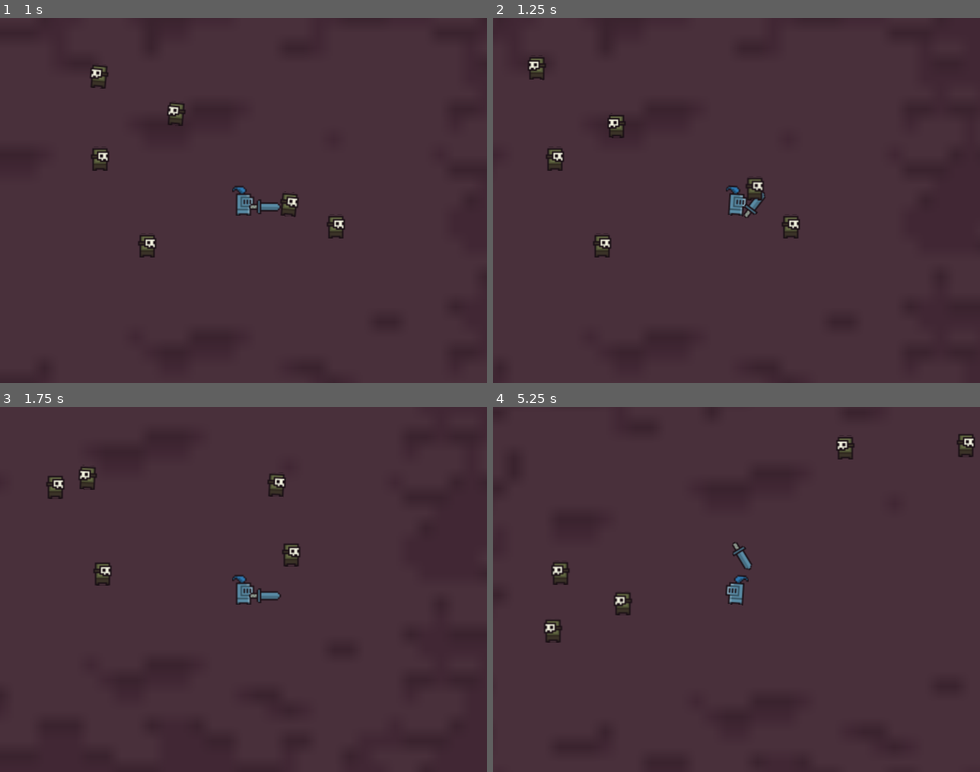
Above: before the commit, frames 1-4 (two rows, left to right).
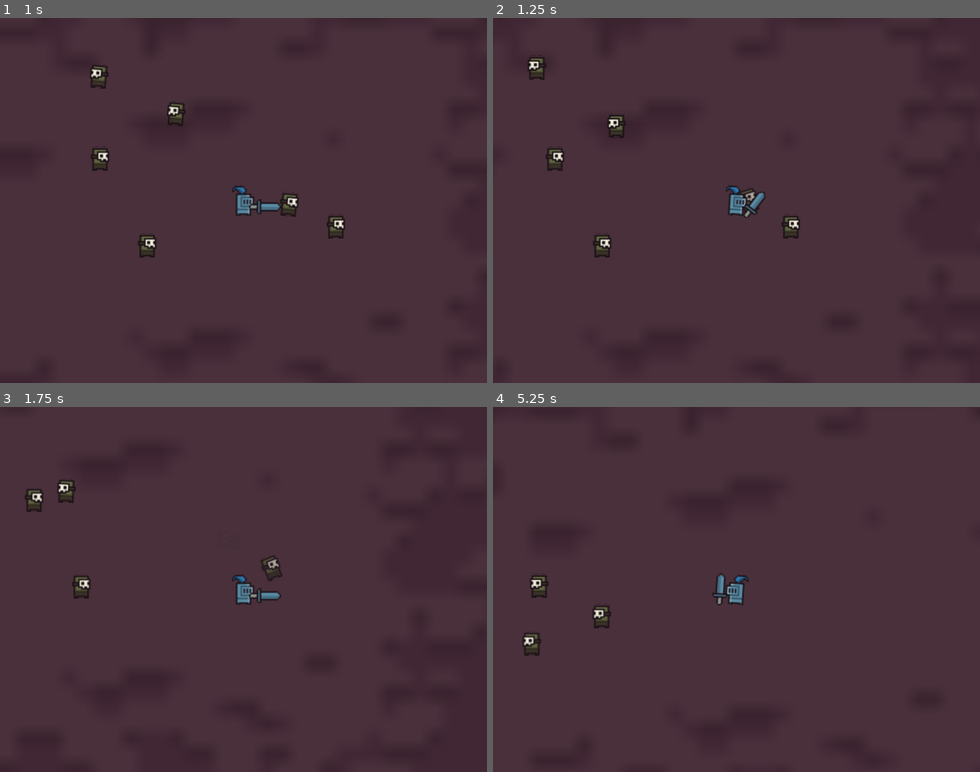
Above: after the commit, the same moments.

Repository: Falskim/godot-praktikum-multimedia
Game: Godot game, scene res://scene/game.tscn
Same seed, same stepped clock (60 frames per second), same inputs: the game is played once before the commit and once after it.
Inputs:
- Up to frame 1 (1 s): hold Right (ui_right) from 0.53 s (still down); tap Space (ui_select) at 0.77 s
- Up to frame 2 (1.25 s): keep holding Right (ui_right)
- Up to frame 3 (1.75 s): release Right (ui_right) at 1.28 s; hold Down (ui_down) from 1.28 s (still down); tap Space (ui_select) at 1.52 s
- Up to frame 4 (5.25 s): release Down (ui_down) at 2.03 s; hold Right (ui_right) 2.03-2.78 s; hold Up (ui_up) 2.78-3.53 s; tap Space (ui_select) at 3.02, 3.77, 4.52 s; hold Left (ui_left) 3.53-5.03 s; hold Down (ui_down) from 5.03 s (still down)

Frame 1 is identical in both runs. In frame 2, 0.2% of the frame differs, in the area x 50-56%, y 43-53%; in frame 3, 1.3%; in frame 4, 1.5%, in the area x 6-99%, y 7-69%.

Commit message:
Add collision and enemy dead state

Diff:
--- a/Steps.gd
+++ b/Steps.gd
@@ -14,3 +14,8 @@
 #	- Behaviour
 #	- Collision
 #4. GUI
+
+
+#Asset
+#Hit : http://soundbible.com/1952-Punch-Or-Whack.html
+#Swosh : http://soundbible.com/706-Swoosh-3.html
--- a/project.godot
+++ b/project.godot
@@ -14,7 +14,7 @@
 "language": "GDScript",
 "path": "res://scene/player.gd"
 }, {
-"base": "RigidBody2D",
+"base": "StaticBody2D",
 "class": "Weapon",
 "language": "GDScript",
 "path": "res://scene/sword.gd"
--- a/scene/enemy.gd
+++ b/scene/enemy.gd
@@ -2,7 +2,7 @@
 
 onready var sprite = $Sprite
 
-enum State {MOVE, IDLE}
+enum State {MOVE, IDLE, DEAD}
 
 const MOVE_SPEED = 1.5
 
@@ -45,6 +45,10 @@
 	input_vector = Vector2.ZERO
 
 
+func take_damage():
+	queue_free()
+
+
 func _ready():
 	randomize()
 	start_state_timer()
@@ -55,18 +59,29 @@
 
 
 func _physics_process(delta):
-	if current_state == State.IDLE:
+	if current_state == State.DEAD:
+		set_physics_process(false)
+		$AudioDamaged.play()
+		$AnimationPlayer.play("dead")
+		return
+	elif current_state == State.IDLE:
 		velocity = velocity.move_toward(Vector2.ZERO, FRICTION * delta)
 	else:
 		velocity = velocity.move_toward(input_vector * MAX_SPEED, ACCELERATION * delta)
-	velocity = move_and_slide(velocity)
+
+	var collision = move_and_collide(velocity * delta)
+	if collision and collision.collider.is_in_group("Weapon"):
+		current_state = State.DEAD
 
 
 func _on_Timer_timeout():
 	if current_state == State.MOVE:
 		state_to_idle()
-		print("Idling")
 	elif current_state == State.IDLE:
 		state_to_move()
-		print("Move")
 	start_state_timer()
+
+
+func _on_AnimationPlayer_animation_finished(anim_name):
+	if anim_name == "dead":
+		queue_free()
--- a/scene/enemy.tscn
+++ b/scene/enemy.tscn
@@ -1,12 +1,53 @@
-[gd_scene load_steps=6 format=2]
+[gd_scene load_steps=8 format=2]
 
 [ext_resource path="res://assets/0x72_16x16DungeonTileset.v4.png" type="Texture" id=1]
 [ext_resource path="res://scene/enemy.gd" type="Script" id=2]
+[ext_resource path="res://assets/punch_or_whack_-Vladimir-403040765.wav" type="AudioStream" id=3]
 
 [sub_resource type="AtlasTexture" id=1]
 flags = 4
 atlas = ExtResource( 1 )
 region = Rect2( 16, 160, 16, 16 )
+
+[sub_resource type="Animation" id=4]
+resource_name = "dead"
+length = 0.7
+tracks/0/type = "value"
+tracks/0/path = NodePath(".:rotation_degrees")
+tracks/0/interp = 1
+tracks/0/loop_wrap = true
+tracks/0/imported = false
+tracks/0/enabled = true
+tracks/0/keys = {
+"times": PoolRealArray( 0, 0.7 ),
+"transitions": PoolRealArray( 1, 1 ),
+"update": 0,
+"values": [ 0.0, -90.0 ]
+}
+tracks/1/type = "value"
+tracks/1/path = NodePath("CollisionShape2D:disabled")
+tracks/1/interp = 1
+tracks/1/loop_wrap = true
+tracks/1/imported = false
+tracks/1/enabled = true
+tracks/1/keys = {
+"times": PoolRealArray( 0 ),
+"transitions": PoolRealArray( 1 ),
+"update": 1,
+"values": [ true ]
+}
+tracks/2/type = "value"
+tracks/2/path = NodePath(".:modulate")
+tracks/2/interp = 1
+tracks/2/loop_wrap = true
+tracks/2/imported = false
+tracks/2/enabled = true
+tracks/2/keys = {
+"times": PoolRealArray( 0, 0.7 ),
+"transitions": PoolRealArray( 1, 1 ),
+"update": 0,
+"values": [ Color( 1, 1, 1, 1 ), Color( 0.372549, 0.372549, 0.372549, 0 ) ]
+}
 
 [sub_resource type="Animation" id=2]
 resource_name = "idle"
@@ -29,7 +70,9 @@
 radius = 4.7436
 height = 6.28353
 
-[node name="Enemy" type="KinematicBody2D"]
+[node name="Enemy" type="KinematicBody2D" groups=[
+"Enemies",
+]]
 collision_layer = 2
 collision_mask = 5
 script = ExtResource( 2 )
@@ -39,6 +82,7 @@
 flip_h = true
 
 [node name="AnimationPlayer" type="AnimationPlayer" parent="."]
+anims/dead = SubResource( 4 )
 anims/shake = SubResource( 2 )
 
 [node name="Timer" type="Timer" parent="."]
@@ -48,4 +92,8 @@
 
 [node name="CollisionShape2D" type="CollisionShape2D" parent="."]
 shape = SubResource( 3 )
+
+[node name="AudioDamaged" type="AudioStreamPlayer2D" parent="."]
+stream = ExtResource( 3 )
+[connection signal="animation_finished" from="AnimationPlayer" to="." method="_on_AnimationPlayer_animation_finished"]
 [connection signal="timeout" from="Timer" to="." method="_on_Timer_timeout"]
--- a/scene/game.tscn
+++ b/scene/game.tscn
@@ -66,3 +66,4 @@
 position = Vector2( 39.0187, 42.176 )
 
 [node name="Player" parent="." instance=ExtResource( 1 )]
+z_index = 1
--- a/scene/player.gd
+++ b/scene/player.gd
@@ -15,11 +15,14 @@
 export var ACCELERATION = 500
 export var MAX_SPEED = 100
 export var FRICTION = 500
+export var DAMAGED_KNOCKBACK = 150
+
 var velocity = Vector2.ZERO
 
 
 func _ready():
 	camera.current = Enable_Camera
+	$CollisionShape2D.disabled = false
 
 
 func _process(delta):
@@ -40,9 +43,15 @@
 		elif input_vector.x < 0:
 			$Sprite.scale.x = -1
 
-		$AnimationPlayer.play("shake")
+		$AnimationMovement.play("shake")
 		velocity = velocity.move_toward(input_vector * MAX_SPEED, ACCELERATION * delta)
 	else:
-		$AnimationPlayer.stop()
+		$AnimationMovement.stop()
 		velocity = velocity.move_toward(Vector2.ZERO, FRICTION * delta)
-	velocity = move_and_slide(velocity)
+	var collision = move_and_collide(velocity * delta)
+	if collision:
+		var collider = collision.collider
+		if collider.is_in_group("Enemies"):
+			velocity = (position - collider.position).normalized() * DAMAGED_KNOCKBACK
+			$AudioDamaged.play()
+			$AnimationDamaged.play("take_damage")
--- a/scene/player.tscn
+++ b/scene/player.tscn
@@ -1,8 +1,9 @@
-[gd_scene load_steps=7 format=2]
+[gd_scene load_steps=9 format=2]
 
 [ext_resource path="res://assets/0x72_16x16DungeonTileset.v4.png" type="Texture" id=1]
 [ext_resource path="res://scene/player.gd" type="Script" id=2]
 [ext_resource path="res://scene/sword.tscn" type="PackedScene" id=3]
+[ext_resource path="res://assets/Realistic_Punch-Mark_DiAngelo-1609462330.wav" type="AudioStream" id=4]
 
 [sub_resource type="AtlasTexture" id=1]
 flags = 4
@@ -30,6 +31,34 @@
 "values": [ 0.0, 5.0, 0.0 ]
 }
 
+[sub_resource type="Animation" id=4]
+resource_name = "take_damage"
+length = 1.2
+tracks/0/type = "value"
+tracks/0/path = NodePath(".:modulate")
+tracks/0/interp = 1
+tracks/0/loop_wrap = true
+tracks/0/imported = false
+tracks/0/enabled = true
+tracks/0/keys = {
+"times": PoolRealArray( 0, 0.2, 0.4, 0.6, 0.8, 1, 1.2 ),
+"transitions": PoolRealArray( 1, 1, 1, 1, 1, 1, 1 ),
+"update": 0,
+"values": [ Color( 1, 1, 1, 1 ), Color( 1, 1, 1, 0.392157 ), Color( 1, 1, 1, 1 ), Color( 1, 1, 1, 0.392157 ), Color( 1, 1, 1, 1 ), Color( 1, 1, 1, 0.392157 ), Color( 1, 1, 1, 1 ) ]
+}
+tracks/1/type = "value"
+tracks/1/path = NodePath("CollisionShape2D:disabled")
+tracks/1/interp = 1
+tracks/1/loop_wrap = true
+tracks/1/imported = false
+tracks/1/enabled = true
+tracks/1/keys = {
+"times": PoolRealArray( 0, 1.2 ),
+"transitions": PoolRealArray( 1, 1 ),
+"update": 1,
+"values": [ true, false ]
+}
+
 [node name="Player" type="KinematicBody2D"]
 collision_mask = 6
 script = ExtResource( 2 )
@@ -45,12 +74,19 @@
 [node name="CollisionShape2D" type="CollisionShape2D" parent="."]
 position = Vector2( 0.140306, 0.841846 )
 shape = SubResource( 2 )
+disabled = true
 __meta__ = {
 "_edit_lock_": true
 }
 
-[node name="AnimationPlayer" type="AnimationPlayer" parent="."]
+[node name="AnimationMovement" type="AnimationPlayer" parent="."]
 anims/shake = SubResource( 3 )
+
+[node name="AnimationDamaged" type="AnimationPlayer" parent="."]
+anims/take_damage = SubResource( 4 )
+
+[node name="AudioDamaged" type="AudioStreamPlayer2D" parent="."]
+stream = ExtResource( 4 )
 
 [node name="Camera2D" type="Camera2D" parent="."]
 current = true
--- a/scene/sword.gd
+++ b/scene/sword.gd
@@ -1,4 +1,4 @@
-extends RigidBody2D
+extends StaticBody2D
 
 class_name Weapon
 
--- a/scene/sword.tscn
+++ b/scene/sword.tscn
@@ -41,9 +41,11 @@
 "values": [ Vector2( 0, 0 ), Vector2( 4, 4 ), Vector2( 0, 0 ) ]
 }
 
-[node name="Sword" type="RigidBody2D"]
-collision_layer = 2
-collision_mask = 0
+[node name="Sword" type="StaticBody2D" groups=[
+"Weapon",
+]]
+collision_layer = 0
+collision_mask = 2
 script = ExtResource( 2 )
 __meta__ = {
 "_edit_group_": true
@@ -58,6 +60,6 @@
 [node name="AnimationPlayer" type="AnimationPlayer" parent="."]
 anims/attack = SubResource( 3 )
 
-[node name="AudioStreamPlayer" type="AudioStreamPlayer" parent="."]
+[node name="AudioStreamPlayer" type="AudioStreamPlayer2D" parent="."]
 stream = ExtResource( 3 )
 [connection signal="animation_finished" from="AnimationPlayer" to="." method="_on_AnimationPlayer_animation_finished"]
Not shown, added: assets/Realistic_Punch-Mark_DiAngelo-1609462330.wav.import
Not shown, added: assets/punch_or_whack_-Vladimir-403040765.wav.import
Not shown, added: assets/Realistic_Punch-Mark_DiAngelo-1609462330.wav
Not shown, added: assets/punch_or_whack_-Vladimir-403040765.wav
